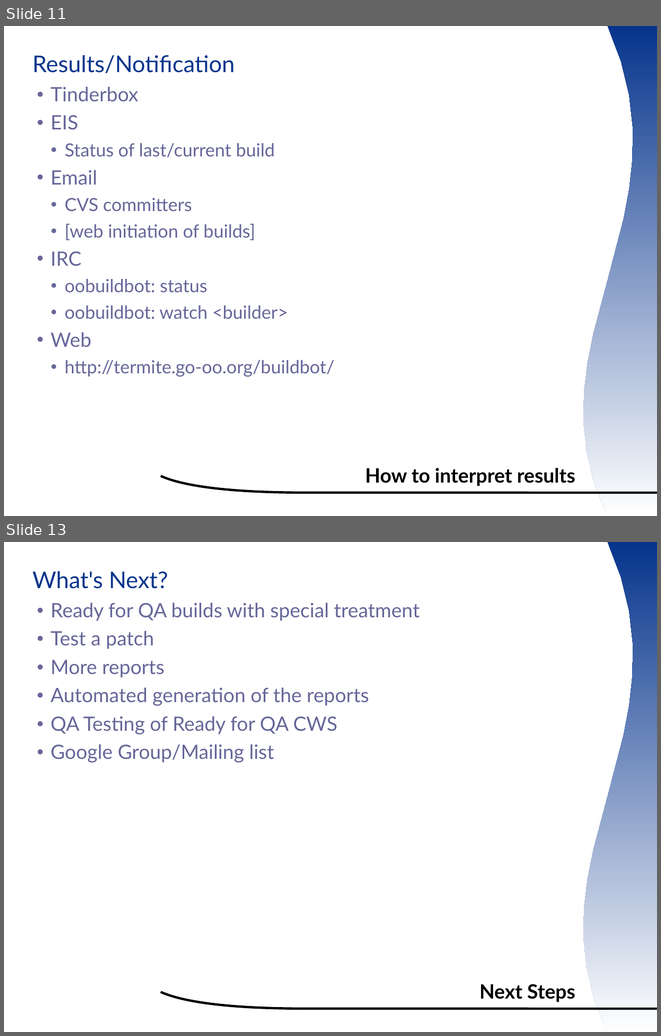
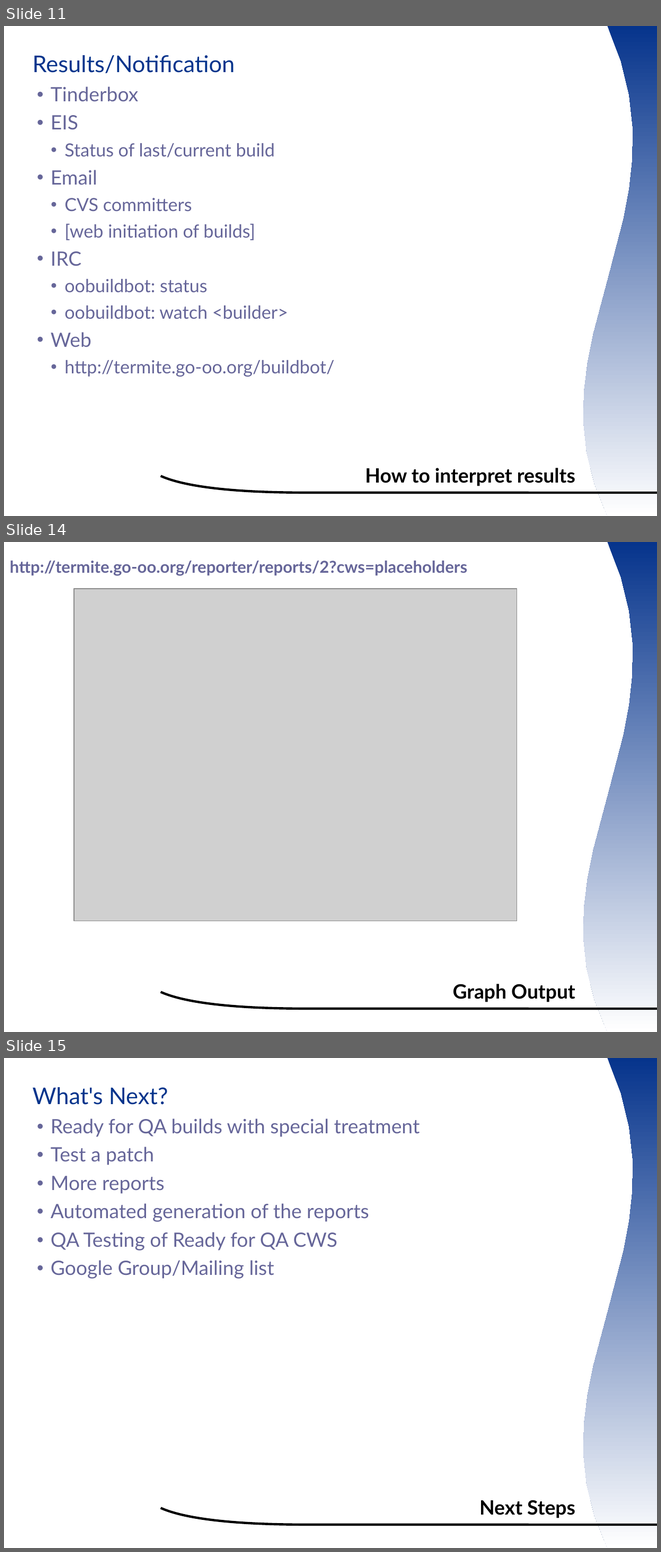
Before and after one commit to smsm1/ootermite, a slide deck: wiki/ooocon2007presentation.odp. Shown one above the other, each under a label of ours: slides 11 and 13 before the commit, slides 11, 14 and 15 after it; the slides between them are not shown. The pictures are 661x1036 and 661x1552 pixels, drawn with LibreOffice and Linux fonts; fonts in the diff are those of the drawing; grey boxes stand for pictures; background and template pictures are left out. Boxes give left, top, right and bottom in pixels: in the first picture for what was removed or moved away, otherwise in the second. Text is boxed around its words. In the diff, an @@ line names an element or a change of style, - is before the commit and + after.

Commit message:
add sloc vs milestone graph edit presentation to include it and some xml

```diff
--- a/wiki/ooocon2007presentation.odp
+++ b/wiki/ooocon2007presentation.odp
@@ slide 14 added at [4,542,657,1032], background #FFFFFF; not listed: 2 template elements that a slide beside it also shows @@
@@ text added at [10,561,467,576], 20 pt, text #666699, bold @@
+http://termite.go-oo.org/reporter/reports/2?cws=placeholders
@@ picture added at [74,589,517,921] @@
@@ title added at [453,983,575,1002], 24 pt, text #000000, bold @@
+Graph Output
@@ what was slide 13 is now slide 15 @@
```
Also in this commit, not shown: 2 other slides added, 1 slide removed, 1 other file.
